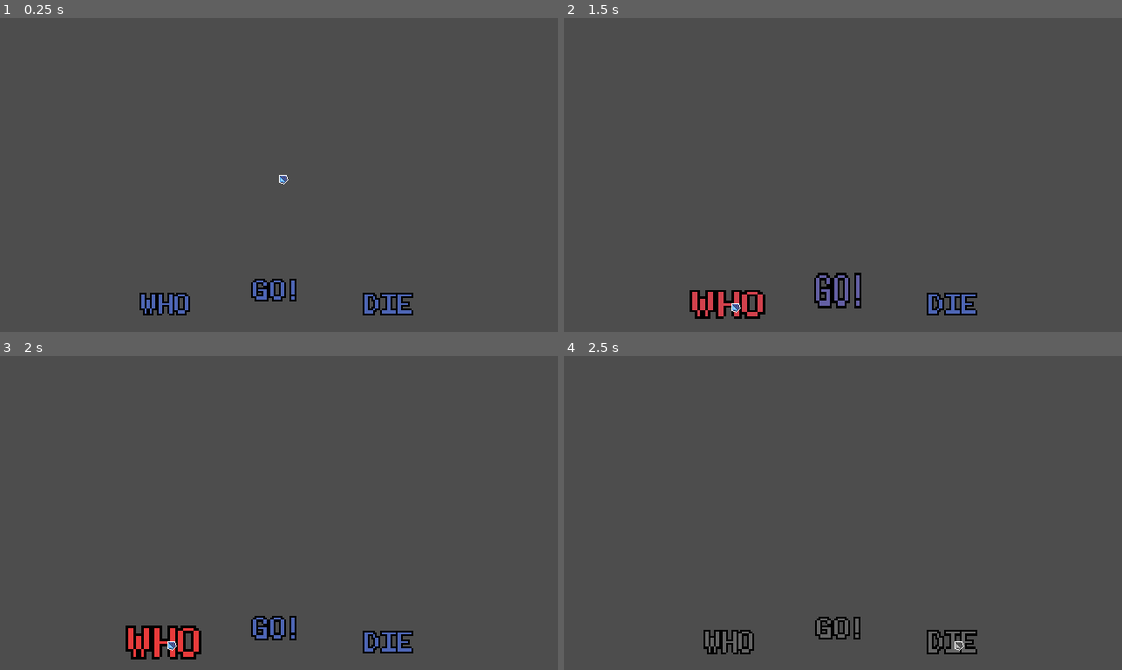
Above: before the commit, frames 1-4 (two rows, left to right).
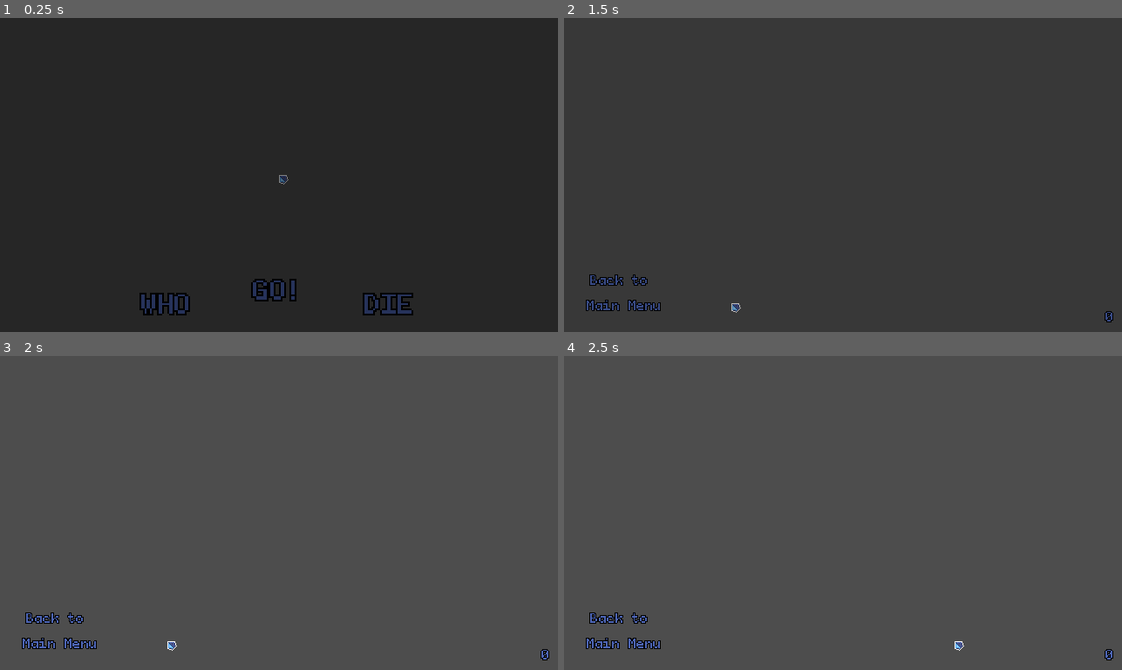
Above: after the commit, the same moments.

Repository: bnhrl/MomentumIsEverythingCountDown
Game: Godot game, scene res://Game/MainMenu/main_menu.tscn
The game is run twice, just before and just after one commit, with the same random seed, the same clock (stepped at 60 frames per second) and the same inputs. Before the commit the project has no main scene; this scene is started directly in both runs.
Inputs (mouse positions are in pixels of both pictures, inside the frame that each line leads up to):
- Up to frame 1 (0.25 s): no input
- Up to frame 2 (1.5 s): move the mouse to (843, 288) at 0.52 s; hold D (right) 0.53-1.28 s; click (843, 288) at 0.6 s; move the mouse to (731, 303) at 1.27 s; hold S (down) from 1.28 s (still down); click (731, 303) at 1.35 s
- Up to frame 3 (2 s): keep holding S (down)
- Up to frame 4 (2.5 s): move the mouse to (954, 641) at 2.02 s; release S (down) at 2.03 s; hold D (right) from 2.03 s (still down); click (954, 641) at 2.1 s

The runs differ from the first frame. In frame 1, 99% of the frame differs, in the area x 0-100%, y 0-100%; in frame 2, 2.9%; in frame 3, 2.8%; in frame 4, 2.2%.

Commit message:
Added PlayerManager and scene swap transitions

Diff:
--- a/Game/Levels/_Base/level.gd
+++ b/Game/Levels/_Base/level.gd
@@ -4,7 +4,11 @@
 func _ready() -> void:
 	if Engine.is_editor_hint(): return
 	Camera.set_bounds($Bounds.position, $Bounds.size + $Bounds.position)
+	PlayerManager.add_player(self)
 
 @export_tool_button("Rebake Navigation") var rebake := func() -> void:
 	$NavigationRegion.navigation_polygon = $NavigationRegion.navigation_polygon.duplicate()
 	$NavigationRegion.bake_navigation_polygon()
+
+func get_player_spawn_point() -> Vector2:
+	return $PlayerSpawnPoint.global_position
--- a/Game/Levels/_Base/level.tscn
+++ b/Game/Levels/_Base/level.tscn
@@ -1,7 +1,6 @@
 [gd_scene format=3 uid="uid://co1sgdv2x4nyr"]
 
 [ext_resource type="Script" uid="uid://nhvbyg5sl1vd" path="res://Game/Levels/_Base/level.gd" id="1_4nsif"]
-[ext_resource type="PackedScene" uid="uid://fr8karxanqon" path="res://Game/Player/player.tscn" id="1_ag3y2"]
 [ext_resource type="PackedScene" uid="uid://c2mrm5rc4nnir" path="res://Game/GrapplePoints/grapple_point.tscn" id="2_1kmpi"]
 
 [sub_resource type="TileSet" id="TileSet_4nsif"]
@@ -18,6 +17,9 @@
 offset_top = -340.0
 offset_right = 978.0
 offset_bottom = 637.0
+
+[node name="PlayerSpawnPoint" type="Marker2D" parent="." unique_id=1452407390]
+position = Vector2(320, 180)
 
 [node name="TileMapLayer" type="TileMapLayer" parent="." unique_id=1951823628]
 tile_set = SubResource("TileSet_4nsif")
@@ -38,8 +40,6 @@
 [node name="CollisionPolygon2D" type="CollisionPolygon2D" parent="temp/Collisions" unique_id=704112373]
 polygon = PackedVector2Array(44, -111, -89, 76, -86, 339, 28, 446, 397, 463, 706, 439, 782, 274, 780, -15, 666, -100, 283, -116, 22, -78, 114, -188, 417, -187, 747, -194, 865, -94, 912, 114, 877, 446, 727, 524, 40, 517, -152, 476, -231, 230, -164, -15, -85, -111)
 
-[node name="Player" parent="temp" unique_id=2013412106 instance=ExtResource("1_ag3y2")]
-
 [node name="GrapplePoint0" parent="temp" unique_id=907286068 instance=ExtResource("2_1kmpi")]
 position = Vector2(151, 205)
 
--- a/Game/MainMenu/main_menu.gd
+++ b/Game/MainMenu/main_menu.gd
@@ -1,13 +1,11 @@
 extends Control
 
 
-
-
 func _on_btn_start_pressed() -> void:
-	pass # Replace with function body.
+	Scenes.swap_scene("Level Select")
 
 func _on_btn_credits_pressed() -> void:
-	pass # Replace with function body.
+	pass # TODO make credits screen. Presumably a little drop down into the main menu instead of a different scene?
 
 func _on_btn_quit_pressed() -> void:
 	$BtnQuit/CanvasLayer/Clair.play()
--- a/Game/Player/player.tscn
+++ b/Game/Player/player.tscn
@@ -66,4 +66,4 @@
 texture = ExtResource("5_segth")
 
 [node name="GrappleDirectionIndicator" type="Polygon2D" parent="." unique_id=1750413852]
-polygon = PackedVector2Array(12, -3, 16, 0, 12, 3)
+polygon = PackedVector2Array(12, -8, 24, 0, 12, 8, 18, 0)
--- /dev/null
+++ b/_Globals/Player/_PlayerManager.gd
@@ -0,0 +1,10 @@
+extends Node
+
+
+var player: Player
+func add_player(parent: Node = get_tree().get_root()) -> void:
+	if player: player.queue_free()
+	player = preload("uid://fr8karxanqon").instantiate()
+	parent.add_child(player, true)
+	if parent is Level:
+		player.global_position = parent.get_player_spawn_point()
--- a/_Globals/Scenes/_Scenes.gd
+++ b/_Globals/Scenes/_Scenes.gd
@@ -1,6 +1,10 @@
 extends CanvasLayer
 
-var scenes: Dictionary[String, PackedScene] = {
+func _ready() -> void:
+	_fade_out()
+
+
+const SCENES: Dictionary[String, PackedScene] = {
 	"Main Menu":preload("uid://bd8qt04xi4h20"),
 	"Level Select":preload("uid://behlas1qvvn6n"),
 	"Level 0":preload("uid://co1sgdv2x4nyr"), # Base level!! Do not use outside of testing!!
@@ -8,8 +12,23 @@
 }
 
 func swap_scene(scene_name: String) -> void:
-	if !scenes.has(scene_name):
+	if !SCENES.has(scene_name):
 		push_error("The scene " + scene_name + " does not exist in our scenes dictionary!!")
 		return
-	var scene: PackedScene = scenes.get(scene_name)
+	var scene: PackedScene = SCENES.get(scene_name)
+	await _fade_in()
 	get_tree().change_scene_to_packed(scene)
+	await _fade_out()
+
+func _fade_in() -> Signal:
+	var tween := create_tween()
+	fade.show()
+	tween.tween_property(fade, "modulate:a", 1.0, 0.5).from(0.0)
+	return tween.finished
+
+func _fade_out() -> Signal:
+	var tween := create_tween()
+	tween.tween_property(fade, "modulate:a", 0.0, 0.5).from(1.0)
+	tween.tween_property(fade, "visible", false, 0.0)
+	return tween.finished
+@onready var fade: ColorRect = $Fade
--- a/_Globals/Scenes/scenes_layer.tscn
+++ b/_Globals/Scenes/scenes_layer.tscn
@@ -3,4 +3,10 @@
 [ext_resource type="Script" uid="uid://bd7m1glyoi4sn" path="res://_Globals/Scenes/_Scenes.gd" id="1_60oi0"]
 
 [node name="ScenesLayer" type="CanvasLayer" unique_id=936173596]
+layer = 9
 script = ExtResource("1_60oi0")
+
+[node name="Fade" type="ColorRect" parent="." unique_id=1745966091]
+offset_right = 640.0
+offset_bottom = 360.0
+color = Color(0, 0, 0, 1)
--- a/project.godot
+++ b/project.godot
@@ -11,6 +11,7 @@
 [application]
 
 config/name="MomentumIsEverythingCountDown"
+run/main_scene="uid://bd8qt04xi4h20"
 config/features=PackedStringArray("4.7", "Forward Plus")
 config/icon="res://icon.svg"
 
@@ -21,6 +22,7 @@
 Camera="*uid://i6e8vkirx2w3"
 GameTime="*uid://do5at2mhoc1xd"
 Scenes="*uid://cs65ae3kb78oi"
+PlayerManager="*uid://g1y2tcup3peo"
 
 [debug]
 
Not shown, changed: Assets/assets_credits.txt
Not shown, added: _Globals/Player/_PlayerManager.gd.uid
